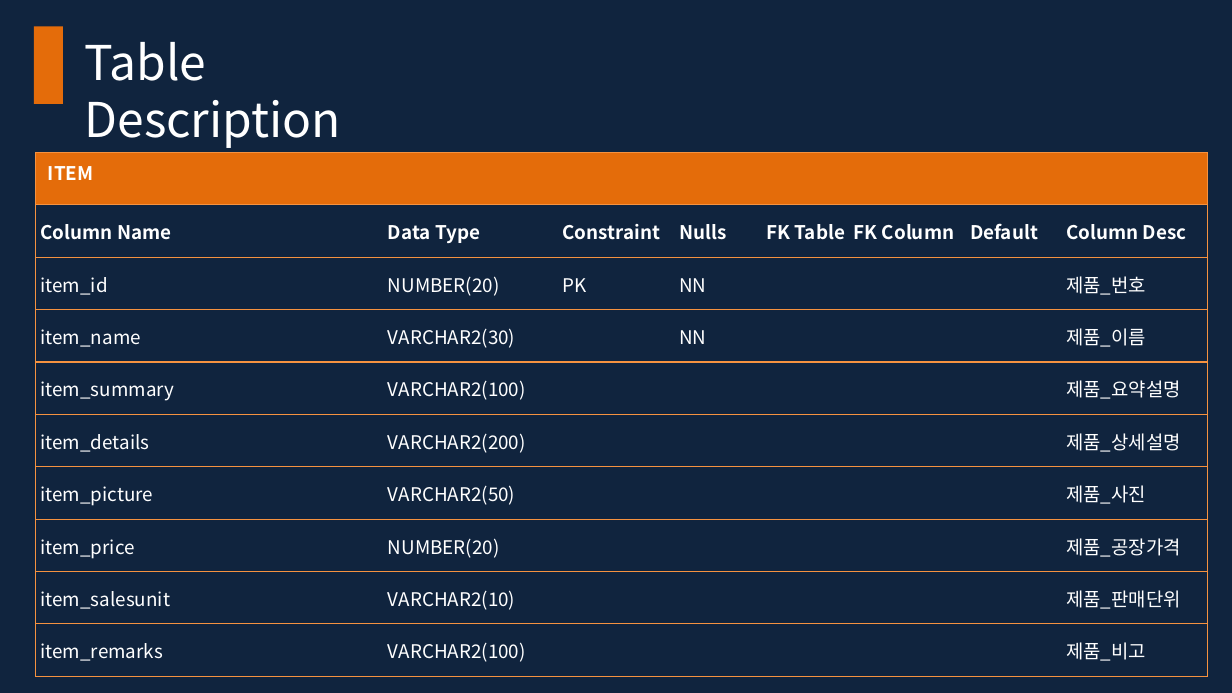
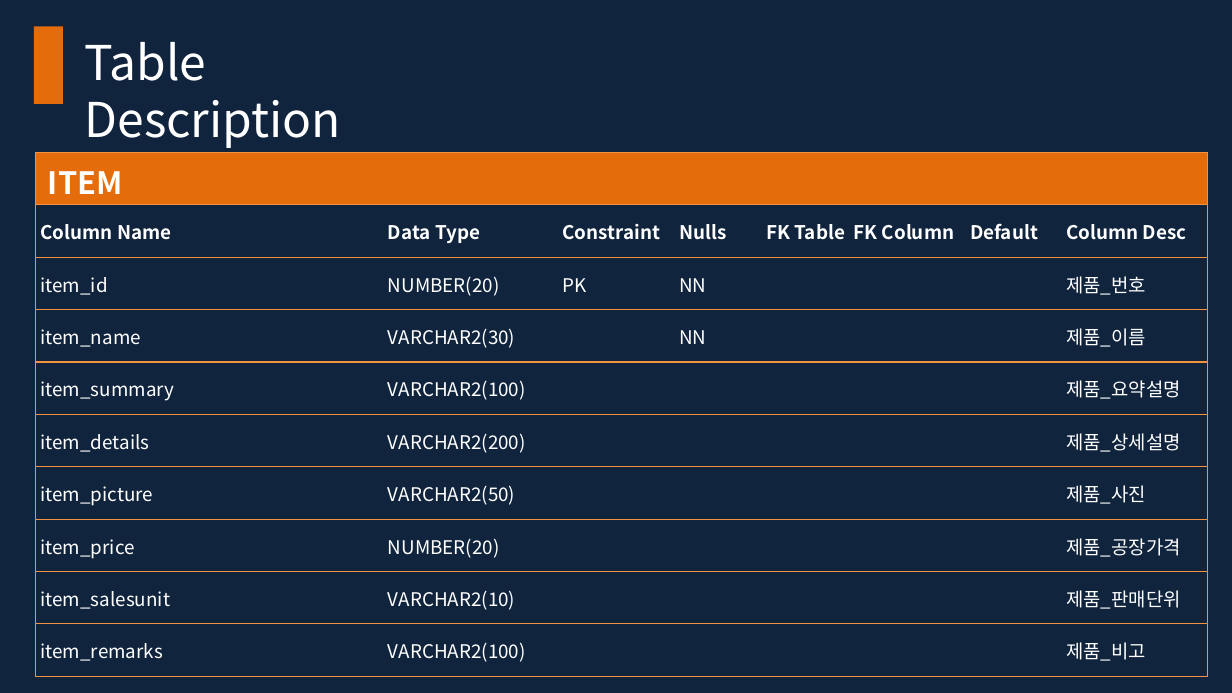
Before and after one commit to hojinWoo/eduagain, a slide deck: slide 7 of 2. DB/day27/3조ppt.pptx. Drawn at 1232x693 pixels with LibreOffice and Linux fonts; fonts in the diff are those of the drawing. Boxes give left, top, right and bottom in pixels: in the first picture for what was removed or moved away, otherwise in the second. Text is boxed around its words. In the diff, an @@ line names an element or a change of style, - is before the commit and + after.

Commit message:
modify

```diff
--- a/2. DB/day27/3조ppt.pptx
+++ b/2. DB/day27/3조ppt.pptx
@@ table at (36,153,1207,676) @@
@@ size 11 to 18 pt in "ITEM" @@
```
